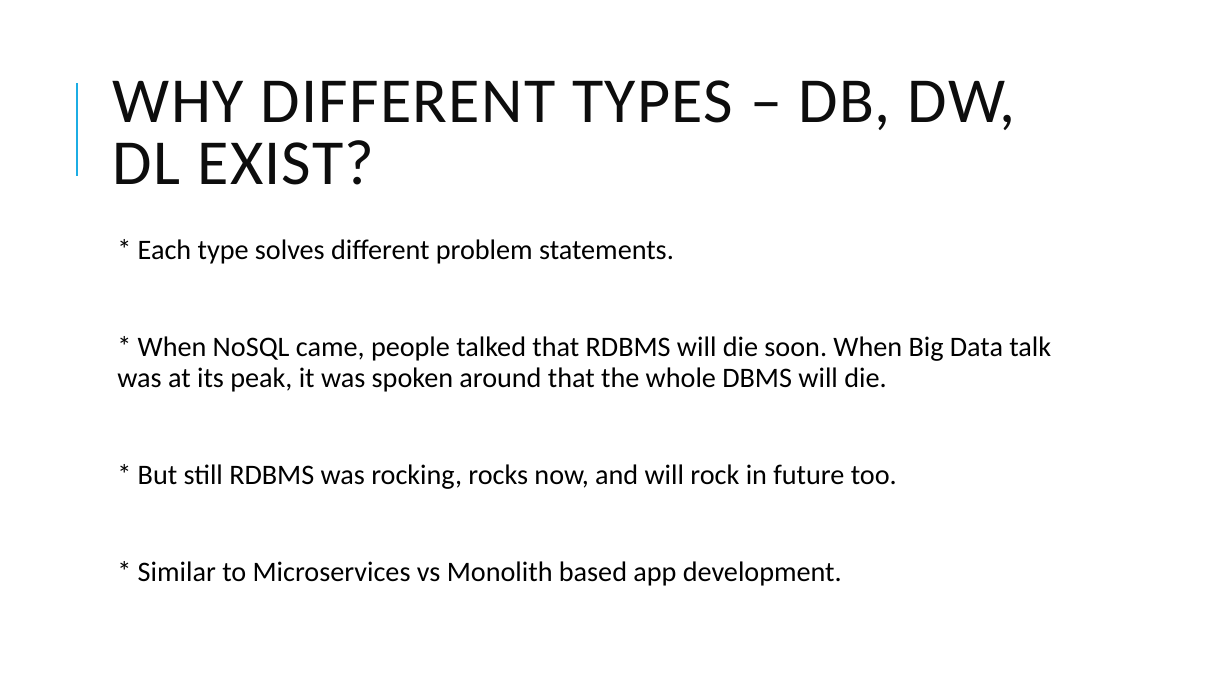
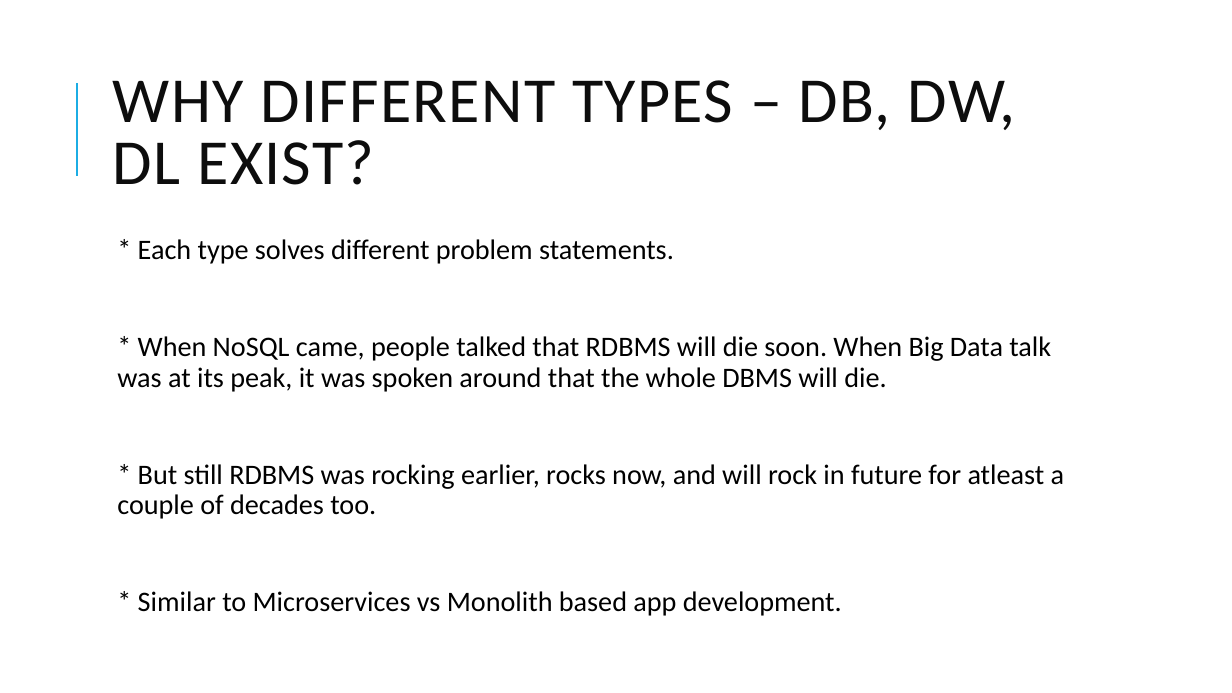
Before and after one commit to dinesarun/common, a slide deck: slide 10 of sessions/GAB 2021/Choosing right Data Service.pptx. Drawn at 1232x693 pixels with LibreOffice and Linux fonts; fonts in the diff are those of the drawing. Boxes give left, top, right and bottom in pixels: in the first picture for what was removed or moved away, otherwise in the second. Text is boxed around its words. In the diff, an @@ line names an element or a change of style, - is before the commit and + after.

```diff
--- a/sessions/GAB 2021/Choosing right Data Service.pptx
+++ b/sessions/GAB 2021/Choosing right Data Service.pptx
@@ text at box(117, 464, 1065, 519): text changed @@
-  * But still RDBMS was rocking, rocks now, and will rock in future too.
+  * But still RDBMS was rocking earlier, rocks now, and will rock in future for atleast a couple of decades too.
```
Also in this commit, not shown: 7 other slides changed, 2 other files.
